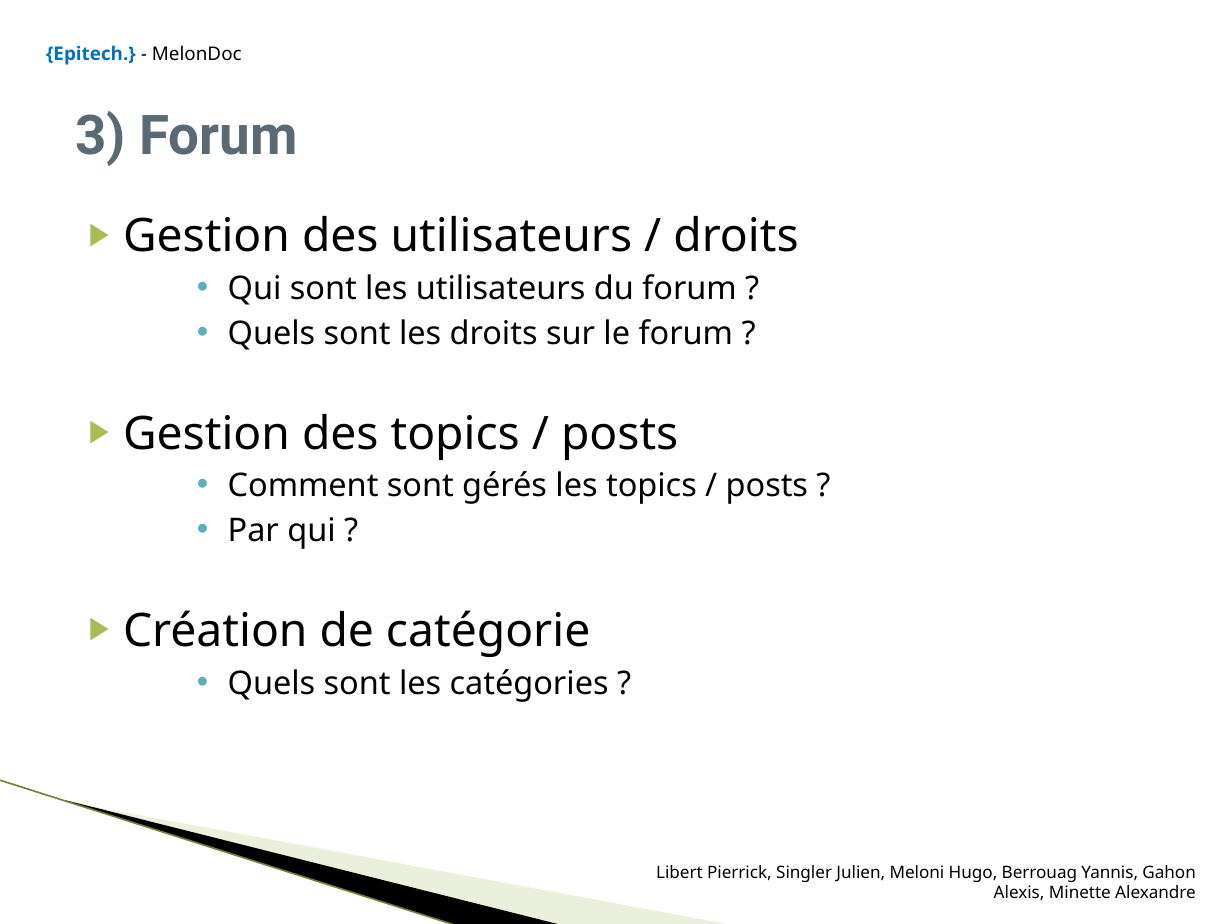
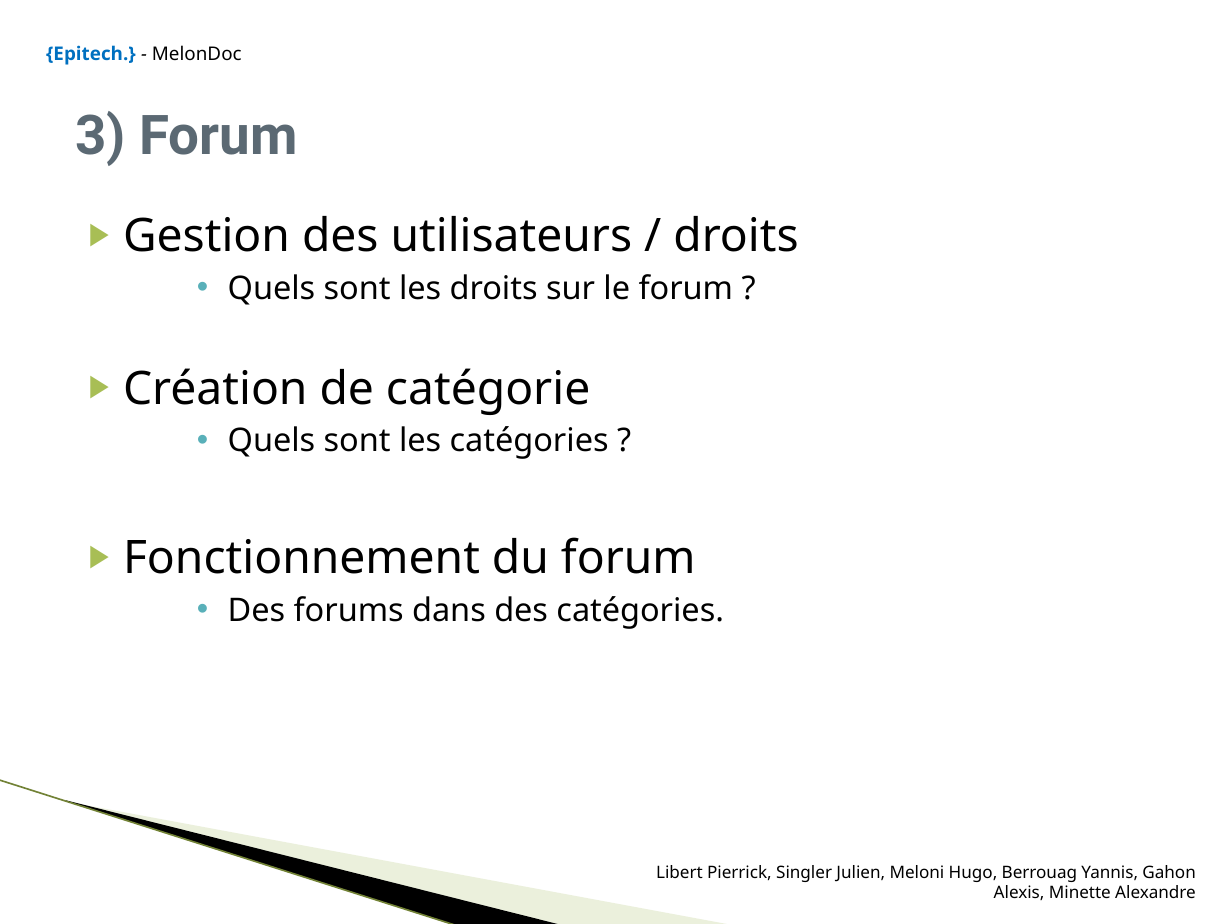
Before and after one commit to alex-min/melondoc, a slide deck: slide 8 of Documentation MelonDoc/Presentation_MelonDoc.pptx. Drawn at 1232x924 pixels with LibreOffice and Linux fonts; fonts in the diff are those of the drawing; background and template pictures are left out. Boxes give left, top, right and bottom in pixels: in the first picture for what was removed or moved away, otherwise in the second. Text is boxed around its words. In the diff, an @@ line names an element or a change of style, - is before the commit and + after.

```diff
--- a/Documentation MelonDoc/Presentation_MelonDoc.pptx
+++ b/Documentation MelonDoc/Presentation_MelonDoc.pptx
@@ text at [228,274,737,305]: paragraph removed @@
-      • Qui sont les utilisateurs du forum ?
@@ text at [123,414,808,549]: paragraphs removed @@
-▶ Gestion des topics / posts
-      • Comment sont gérés les topics / posts ?
-      • Par qui ?
@@ text at [123,537,724,629]: paragraphs added @@
+▶ Fonctionnement du forum
+      • Des forums dans des catégories.
```
Also in this commit, not shown: 1 other file.
